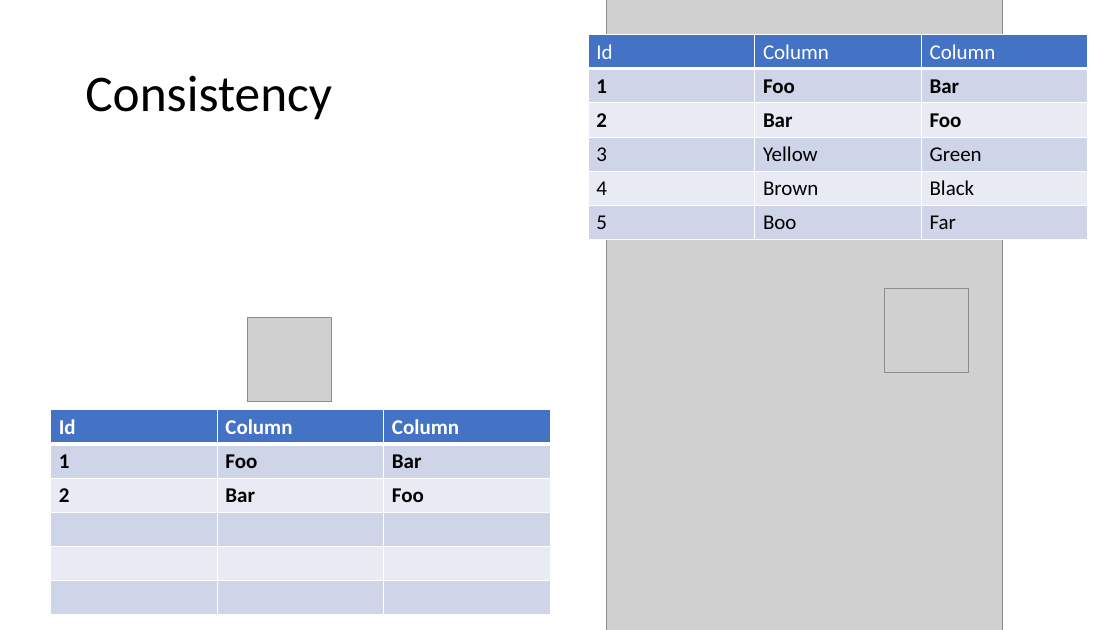
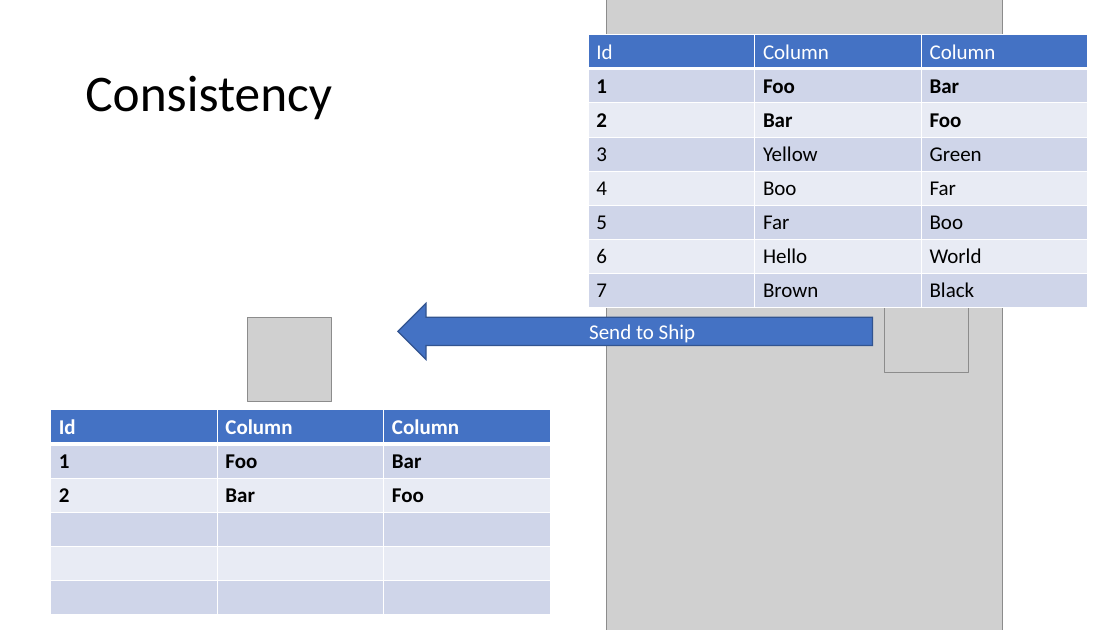
Before and after one commit to 1kevgriff/Workshop-ASPNETCore-Liftoff, a slide deck: slide 33 of Slides/02_DesignForSpeed.pptx. Drawn at 1120x630 pixels with LibreOffice and Linux fonts; fonts in the diff are those of the drawing; grey boxes stand for pictures. Boxes give left, top, right and bottom in pixels: in the first picture for what was removed or moved away, otherwise in the second. Text is boxed around its words. In the diff, an @@ line names an element or a change of style, - is before the commit and + after.

```diff
--- a/Slides/02_DesignForSpeed.pptx
+++ b/Slides/02_DesignForSpeed.pptx
@@ table at <box>588,34,1087,303</box> @@
-row 5: 4 | Brown | Black
-row 6: 5 | Boo | Far
+row 5: 4 | Boo | Far
+row 6: 5 | Far | Boo
+row 7: 6 | Hello | World
+row 8: 7 | Brown | Black
@@ left arrow added at <box>398,303,873,360</box>, fill #4472C4, outline #325491 1 pt, 18 pt, text #FFFFFF @@
+Send to Ship
```
Also in this commit, not shown: 2 other slides changed, 3 slides added.
